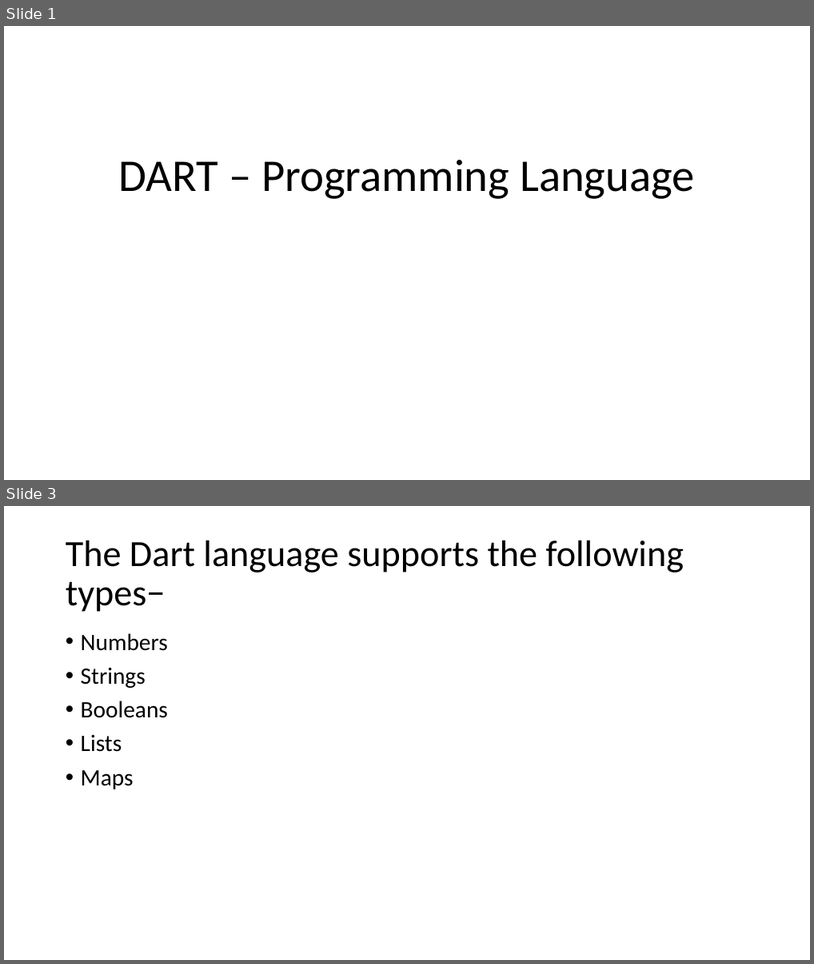
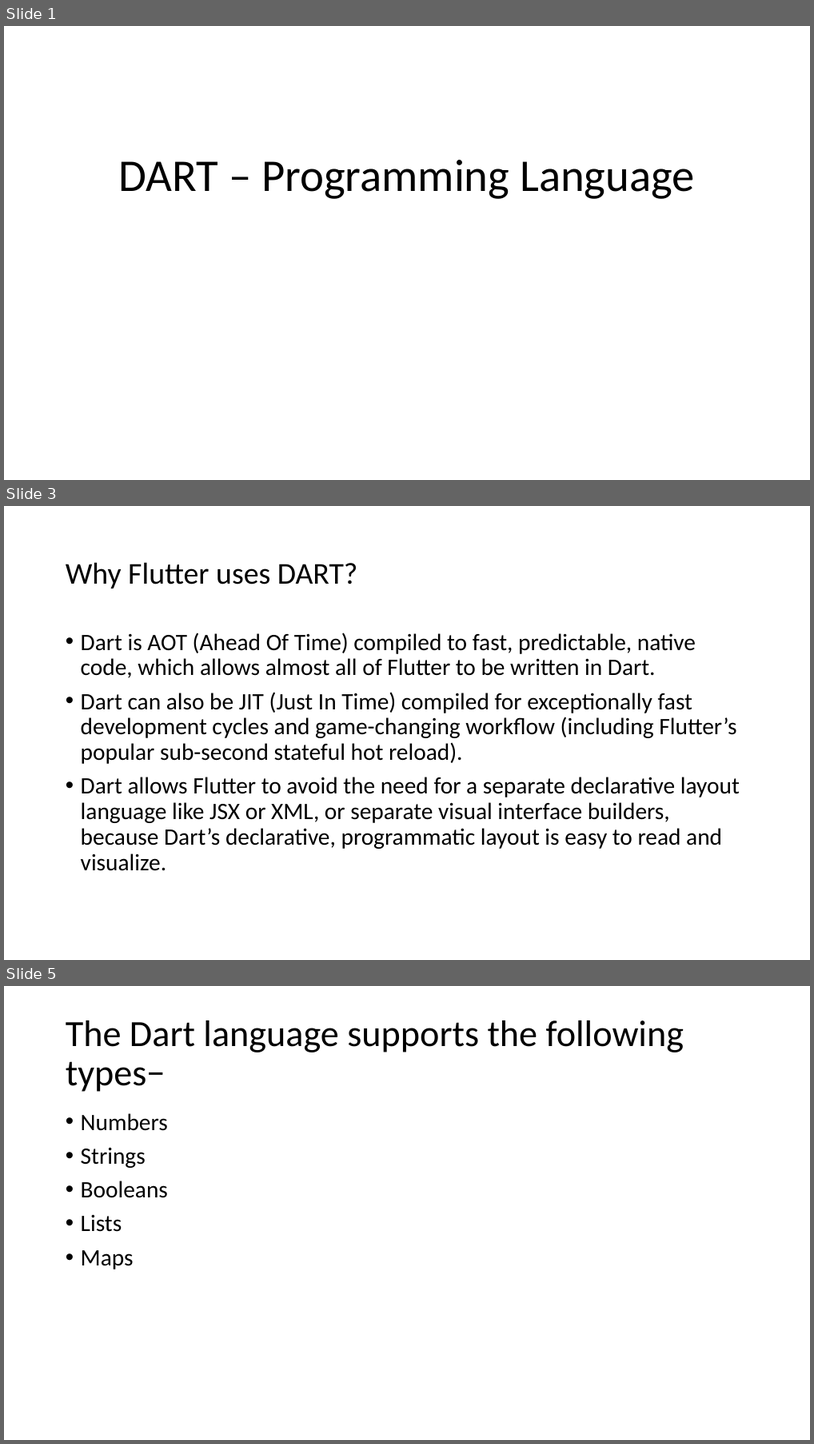
Before and after one commit to Anjy123/Flutter, a slide deck: DART.pptx. Shown one above the other, each under a label of ours: slides 1 and 3 before the commit, slides 1, 3 and 5 after it; the slides between them are not shown. The pictures are 814x964 and 814x1444 pixels, drawn with LibreOffice and Linux fonts; fonts in the diff are those of the drawing. Boxes give left, top, right and bottom in pixels: in the first picture for what was removed or moved away, otherwise in the second. Text is boxed around its words. In the diff, an @@ line names an element or a change of style, - is before the commit and + after.

```diff
--- a/DART.pptx
+++ b/DART.pptx
@@ slide 3 added at bbox=[4, 506, 810, 960], background #FFFFFF @@
@@ title added at bbox=[66, 562, 358, 588], 36 pt, text #000000 @@
+Why Flutter uses DART?
@@ text added at bbox=[81, 632, 740, 871], 28 pt, text #000000 @@
+• Dart is AOT (Ahead Of Time) compiled to fast, predictable, native code, which allows almost all of Flutter to be written in Dart.
+• Dart can also be JIT (Just In Time) compiled for exceptionally fast development cycles and game-changing workflow (including Flutter’s popular sub-second stateful hot reload).
+• Dart allows Flutter to avoid the need for a separate declarative layout language like JSX or XML, or separate visual interface builders, because Dart’s declarative, programmatic layout is easy to read and visualize.
@@ what was slide 3 is now slide 5 @@
```
Also in this commit, not shown: 1 slide changed, 5 other slides added.
